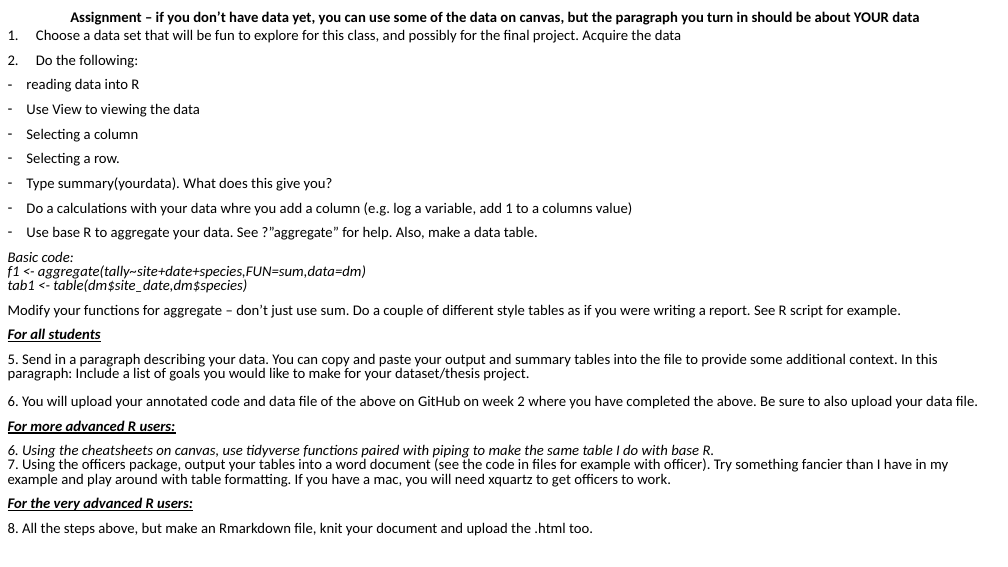
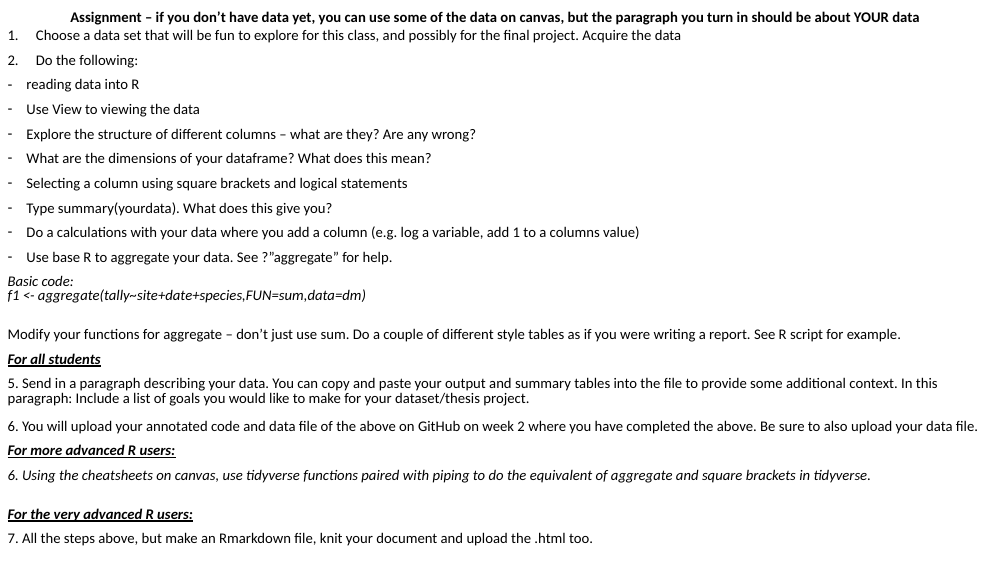
Before and after one commit to VTQuantMethodsEEB/klangwig, a slide deck: slide 9 of lectures/week_1_intro_to_R/ex1_intro_to_R.pptx. Drawn at 1008x567 pixels with LibreOffice and Linux fonts; fonts in the diff are those of the drawing. Boxes give left, top, right and bottom in pixels: in the first picture for what was removed or moved away, otherwise in the second. Text is boxed around its words. In the diff, an @@ line names an element or a change of style, - is before the commit and + after.

```diff
--- a/lectures/week_1_intro_to_R/ex1_intro_to_R.pptx
+++ b/lectures/week_1_intro_to_R/ex1_intro_to_R.pptx
@@ text at box(26, 128, 477, 191): text changed @@
-– Selecting a column
-– Selecting a row.
+– Explore the structure of different columns – what are they? Are any wrong?
+– What are the dimensions of your dataframe? What does this mean?
+– Selecting a column using square brackets and logical statements
@@ text at box(8, 226, 639, 303): text changed @@
-– Do a calculations with your data whre you add a column (e.g. log a variable, add 1 to a columns value)
-– Use base R to aggregate your data. See ?”aggregate” for help. Also, make a data table.
-Basic code:
-f1 <- aggregate(tally~site+date+species,FUN=sum,data=dm)
-tab1 <- table(dm$site_date,dm$species)
+– Do a calculations with your data where you add a column (e.g. log a variable, add 1 to a columns value)
+– Use base R to aggregate your data. See ?”aggregate” for help.
+Basic code:
+f1 <- aggregate(tally~site+date+species,FUN=sum,data=dm)
@@ text at box(8, 469, 871, 483): text changed; italic on @@
-6. Using the cheatsheets on canvas, use tidyverse functions paired with piping to make the same table I do with base R.
-7. Using the officers package, output your tables into a word document (see the code in files for example with officer). Try something fancier than I have in my example and play around with table formatting. If you have a mac, you will need xquartz to get officers to work.
+6. Using the cheatsheets on canvas, use tidyverse functions paired with piping to do the equivalent of aggregate and square brackets in tidyverse.
@@ text at box(8, 532, 593, 546): text changed @@
-8. All the steps above, but make an Rmarkdown file, knit your document and upload the .html too.
+7. All the steps above, but make an Rmarkdown file, knit your document and upload the .html too.
```
Also in this commit, not shown: 5 other files.
